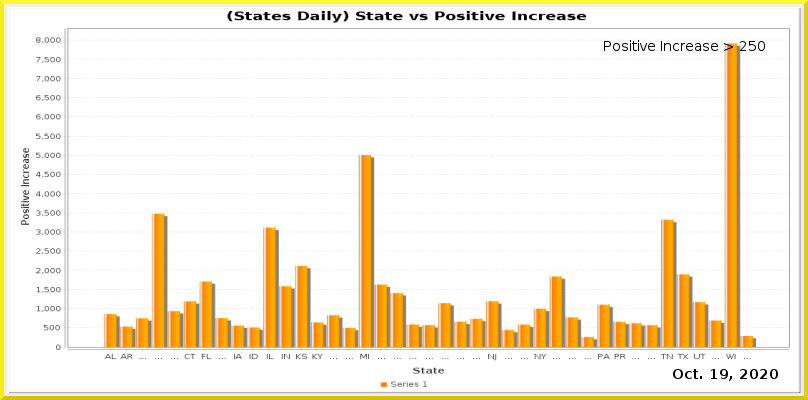
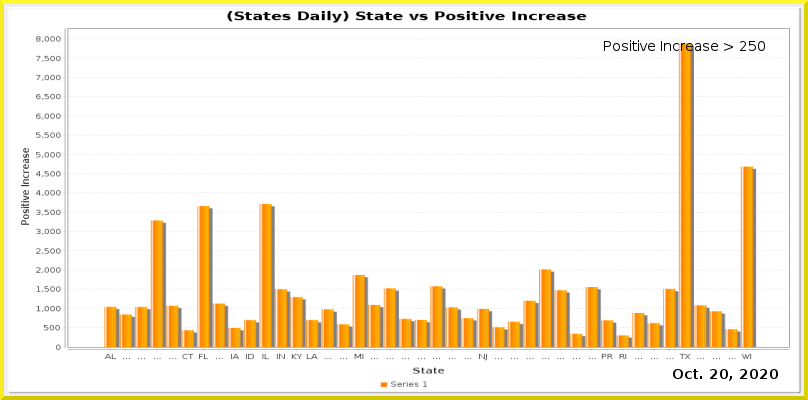
The second 808x400 image is a revision of the first. Changes to its layers:
painted on "Current Date" over [left=710, top=369, right=728, bottom=379]
painted on "Date_vs_TestIncrease.png" over [left=36, top=36, right=790, bottom=361]
